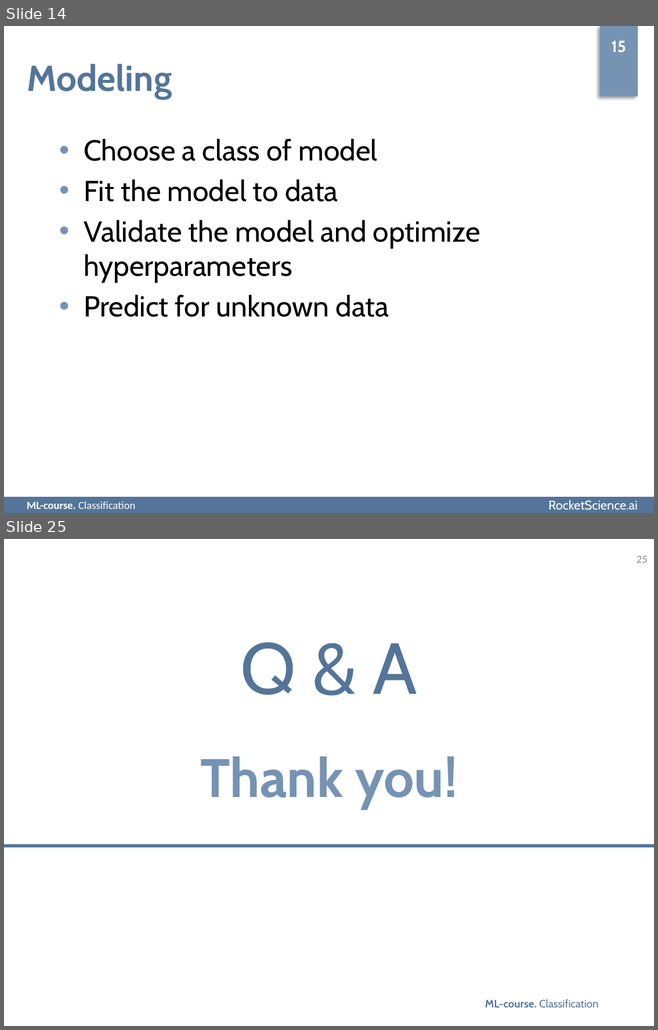
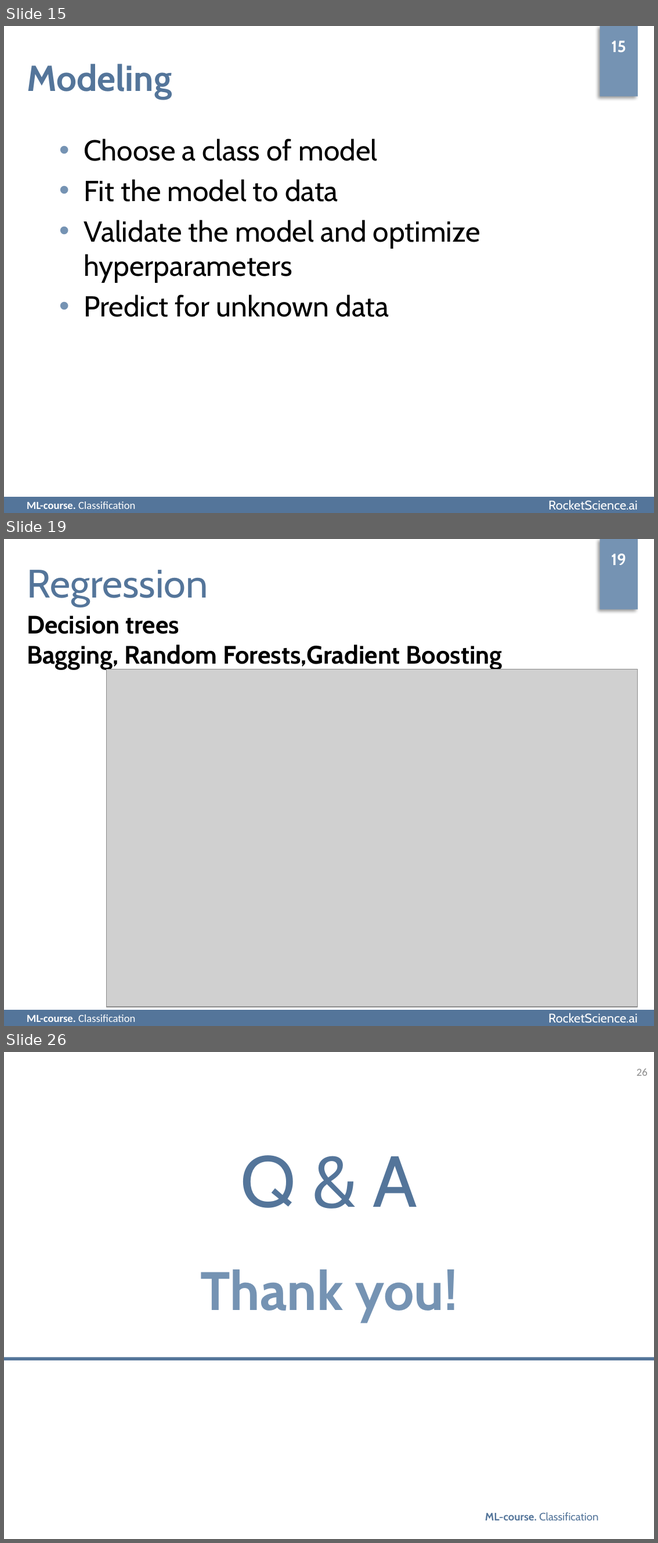
Before and after one commit to rjaffk/tensorby, a slide deck: lecture_classification/presentation/lecture_classification.pptx. Shown one above the other, each under a label of ours: slides 14 and 25 before the commit, slides 15, 19 and 26 after it; the slides between them are not shown. The pictures are 658x1030 and 658x1543 pixels, drawn with LibreOffice and Linux fonts; fonts in the diff are those of the drawing; grey boxes stand for pictures; background and template pictures are left out. Boxes give left, top, right and bottom in pixels: in the first picture for what was removed or moved away, otherwise in the second. Text is boxed around its words. In the diff, an @@ line names an element or a change of style, - is before the commit and + after.

```diff
--- a/lecture_classification/presentation/lecture_classification.pptx
+++ b/lecture_classification/presentation/lecture_classification.pptx
@@ slide 19 added at (x1=4, y1=539, x2=654, y2=1026), background #FFFFFF; not listed: 2 template elements that a slide beside it also shows @@
@@ text added at (x1=611, y1=553, x2=626, y2=565), 18 pt, text #FFFFFF, bold @@
+19
@@ title added at (x1=27, y1=570, x2=208, y2=606), 44 pt, text #54759A @@
+Regression
@@ text added at (x1=27, y1=616, x2=502, y2=670), 28 pt, text #000000, bold @@
+Decision trees
+Bagging, Random Forests,Gradient Boosting
@@ picture added at (x1=106, y1=669, x2=637, y2=1008) @@
@@ text added at (x1=27, y1=1015, x2=135, y2=1022), 12 pt, text #FFFFFF @@
+ML-course. Classification
@@ what was slide 14 is now slide 15 @@
@@ what was slide 25 is now slide 26 @@
@@ page number at (x1=636, y1=1068, x2=647, y2=1076): text changed @@
-25
+26
```
Also in this commit, not shown: 12 slides changed, 5 other files.
